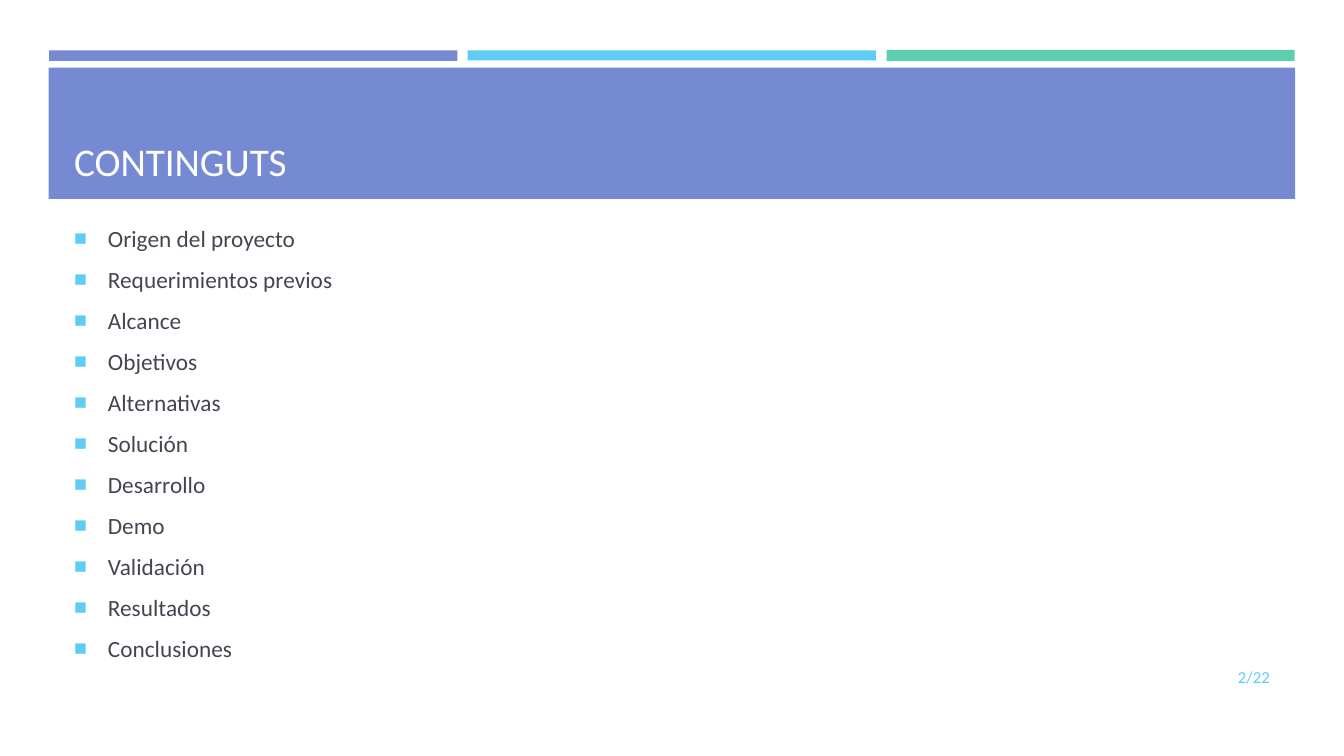
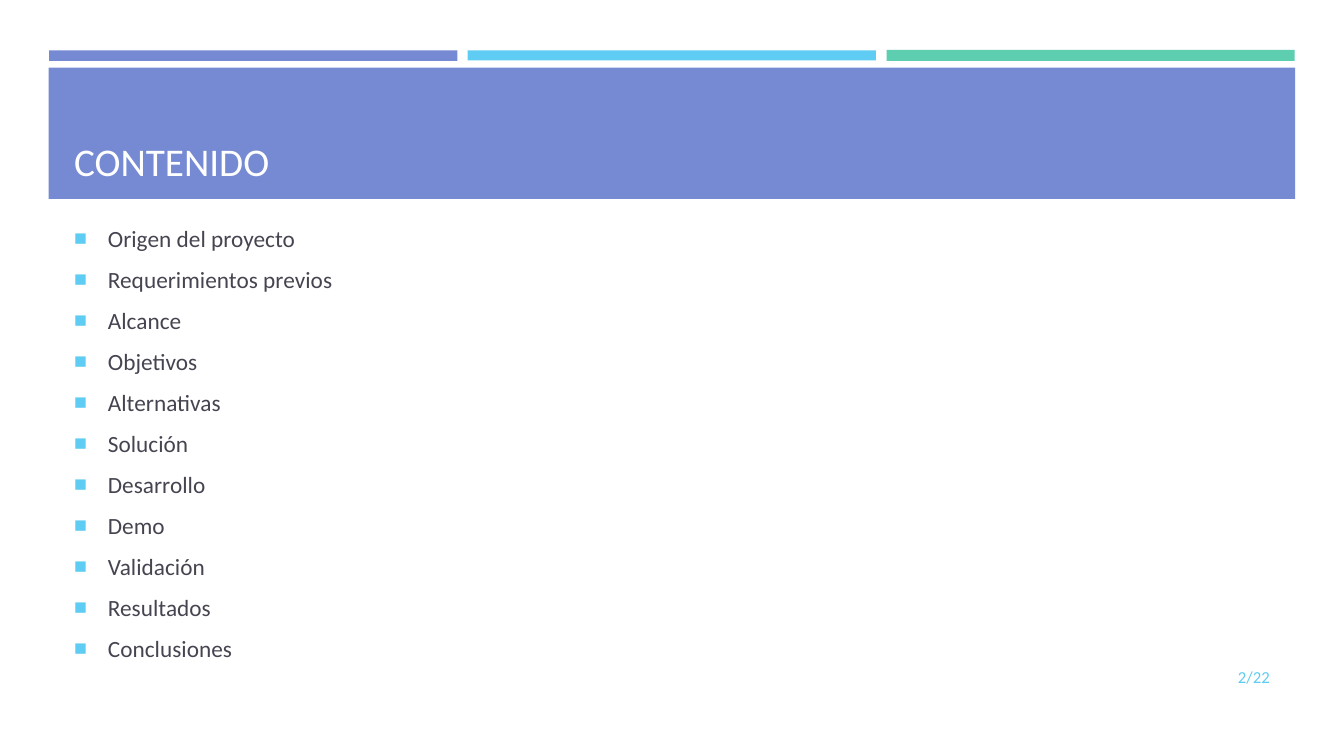
Before and after one commit to mdlunag/tfg, a slide deck: slide 2 of tfg_presentacio.pptx. Drawn at 1344x756 pixels with LibreOffice and Linux fonts; fonts in the diff are those of the drawing; background and template pictures are left out. Boxes give left, top, right and bottom in pixels: in the first picture for what was removed or moved away, otherwise in the second. Text is boxed around its words. In the diff, an @@ line names an element or a change of style, - is before the commit and + after.

```diff
--- a/tfg_presentacio.pptx
+++ b/tfg_presentacio.pptx
@@ title at [74, 150, 269, 176]: text changed @@
-CONTINGUTS
+CONTENIDO
```
Also in this commit, not shown: 3 other slides changed, 3 slides added, 3 slides removed, 1 other file.
